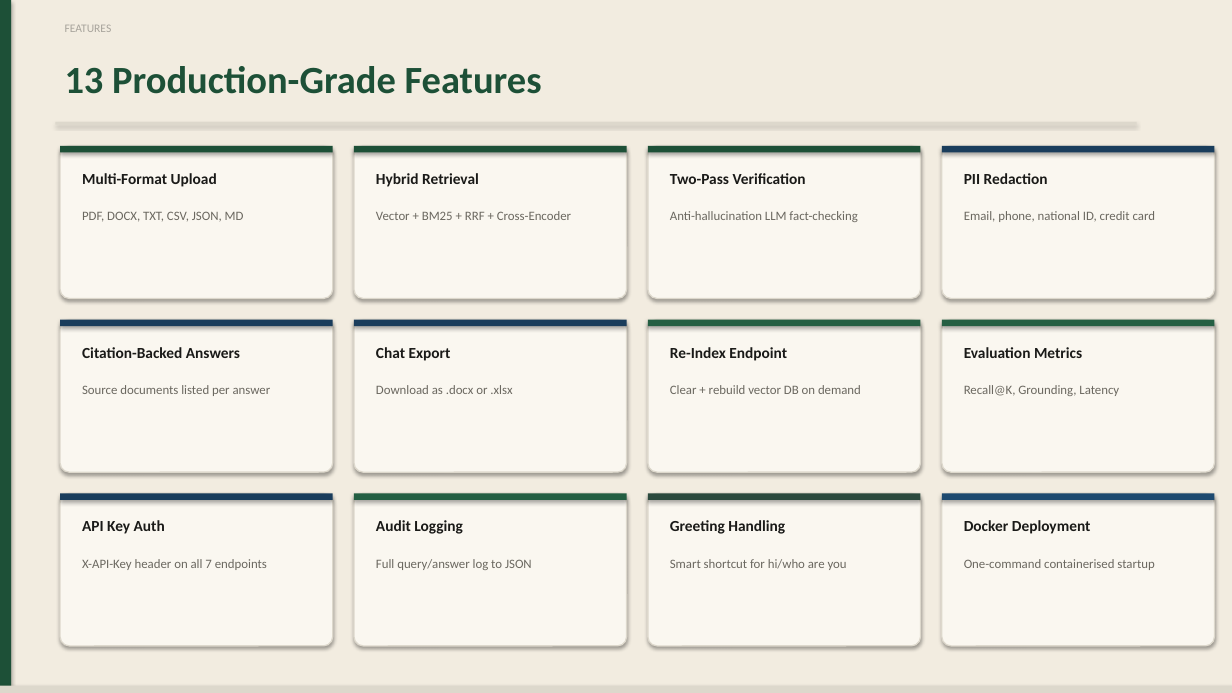
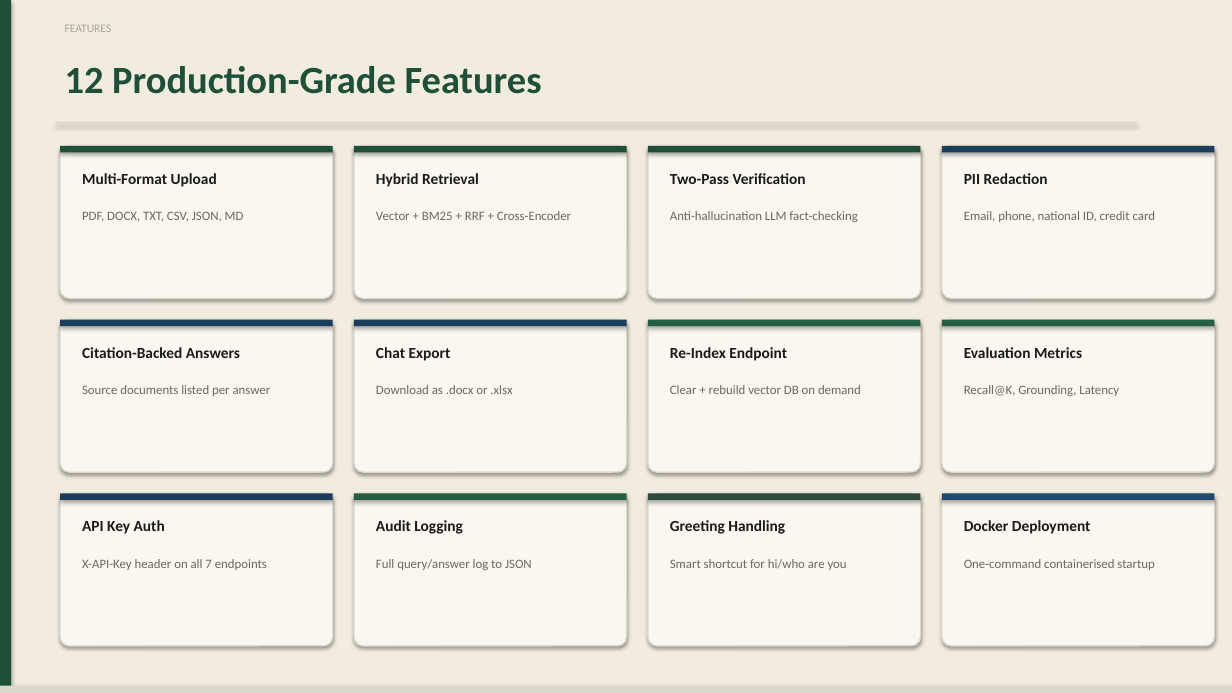
Before and after one commit to icodervivek/AI-Knowledge-Assistant, a slide deck: slide 8 of AI_Knowledge_Assistant_Presentation.pptx. Drawn at 1232x693 pixels with LibreOffice and Linux fonts; fonts in the diff are those of the drawing. Boxes give left, top, right and bottom in pixels: in the first picture for what was removed or moved away, otherwise in the second. Text is boxed around its words. In the diff, an @@ line names an element or a change of style, - is before the commit and + after.

```diff
--- a/AI_Knowledge_Assistant_Presentation.pptx
+++ b/AI_Knowledge_Assistant_Presentation.pptx
@@ text at [65,66,542,94]: text changed @@
-13 Production-Grade Features
+12 Production-Grade Features
```
Also in this commit, not shown: 13 other files.
